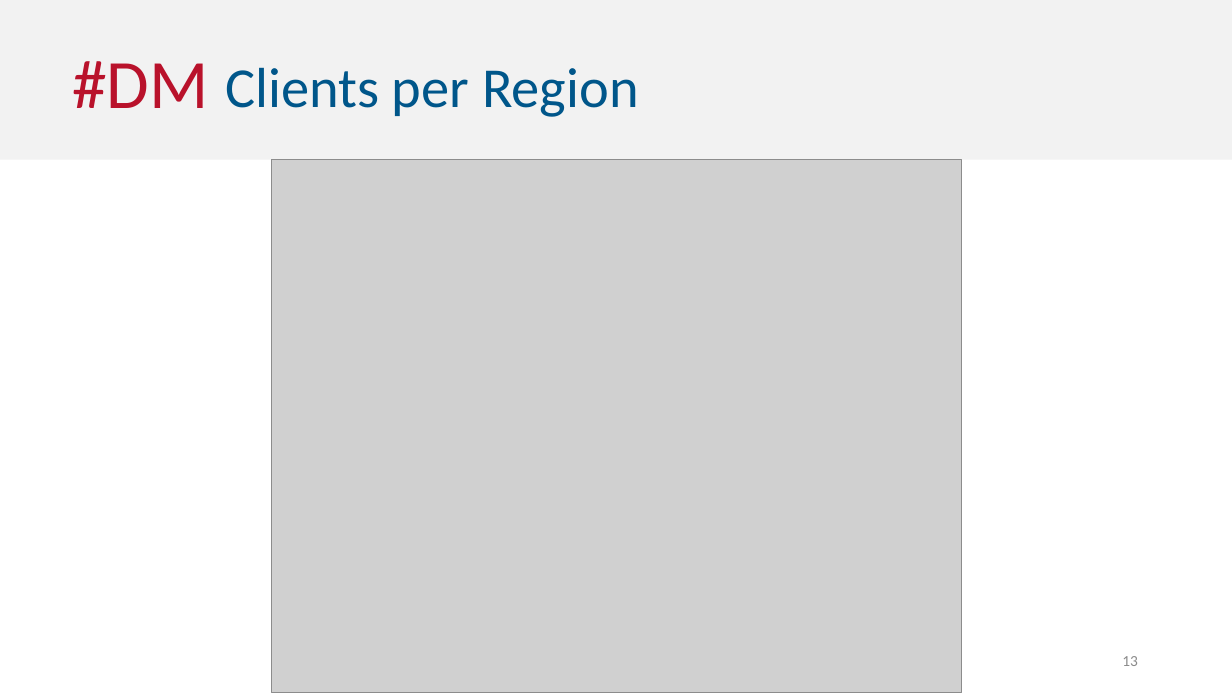
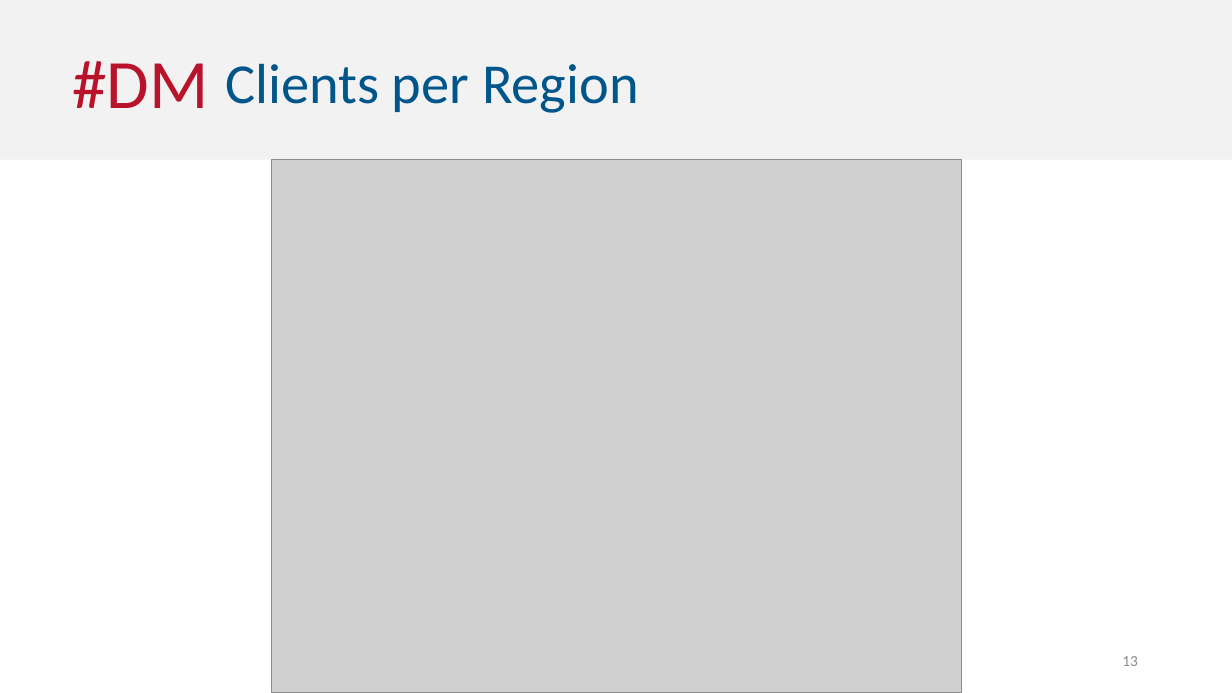
Before and after one commit to mfvfontes/2016_ECAC_G02, a slide deck: slide 13 of presentation/presentation.pptx. Drawn at 1232x693 pixels with LibreOffice and Linux fonts; fonts in the diff are those of the drawing; grey boxes stand for pictures. Boxes give left, top, right and bottom in pixels: in the first picture for what was removed or moved away, otherwise in the second. Text is boxed around its words. In the diff, an @@ line names an element or a change of style, - is before the commit and + after.

```diff
--- a/presentation/presentation.pptx
+++ b/presentation/presentation.pptx
@@ text "Clients per Region": place and size @@
-text "Clients per Region" at (225, 67, 639, 117)
+text "Clients per Region" at (225, 63, 639, 113)
```
Also in this commit, not shown: 6 other slides changed, 1 slide added, 2 other files.
